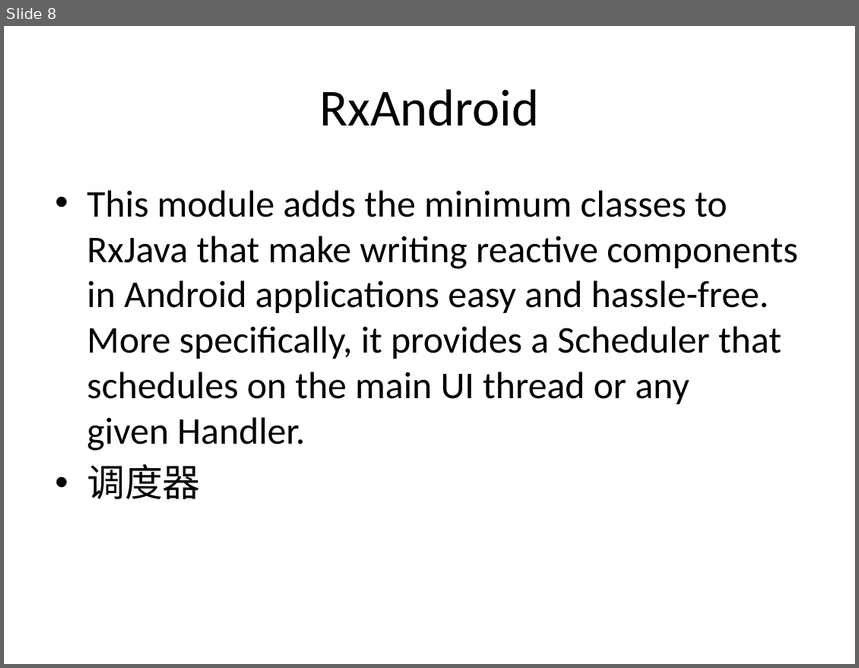
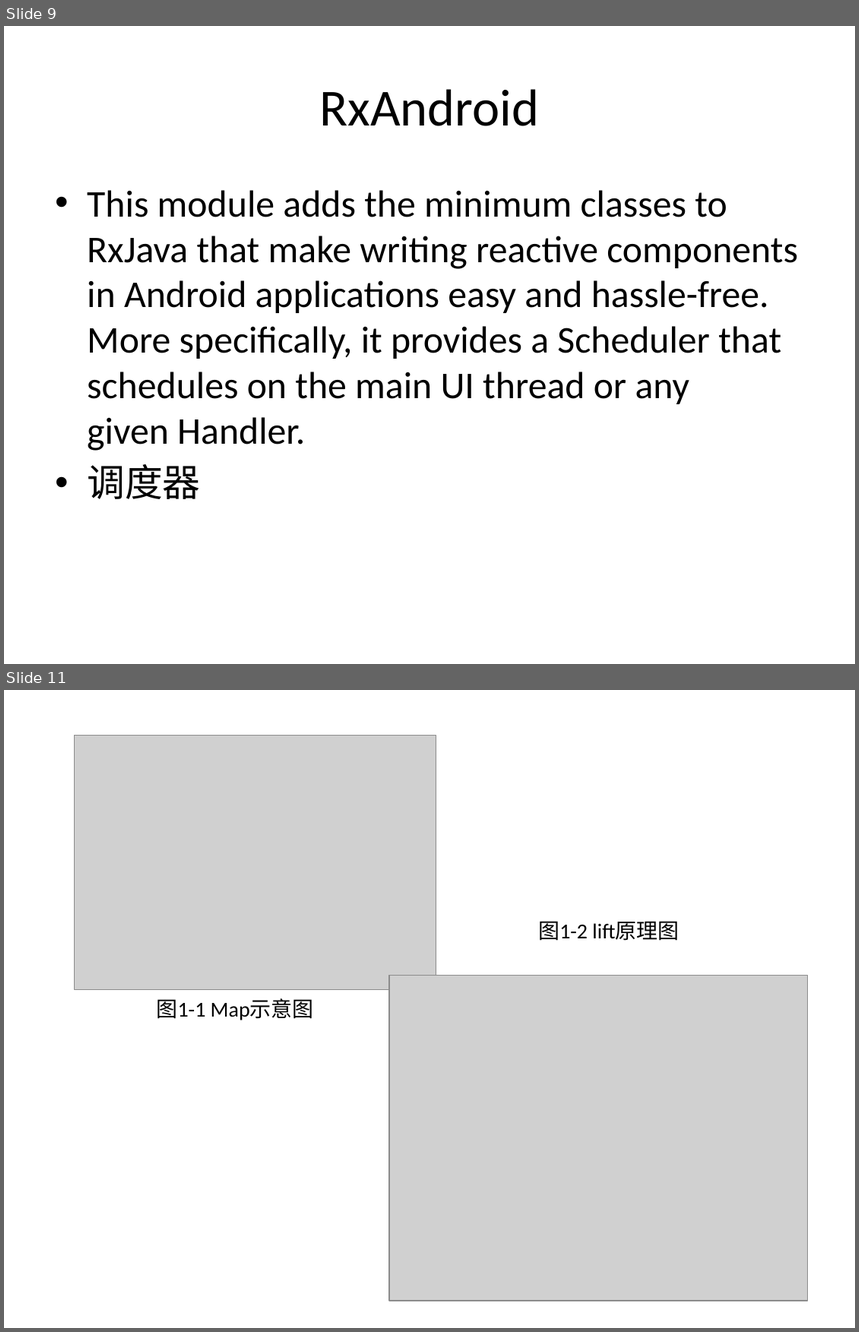
Before and after one commit to YongHuiLuo/TinyEasyView, a slide deck: RxJava 简介.pptx. Shown one above the other, each under a label of ours: slide 8 before the commit, slides 9 and 11 after it; the slides between them are not shown. The pictures are 859x668 and 859x1332 pixels, drawn with LibreOffice and Linux fonts; fonts in the diff are those of the drawing; grey boxes stand for pictures. Boxes give left, top, right and bottom in pixels: in the first picture for what was removed or moved away, otherwise in the second. Text is boxed around its words. In the diff, an @@ line names an element or a change of style, - is before the commit and + after.

```diff
--- a/RxJava 简介.pptx
+++ b/RxJava 简介.pptx
@@ slide 11 added at <box>4,690,855,1328</box>, background #FFFFFF @@
@@ picture added at <box>75,735,436,989</box> @@
@@ text added at <box>538,921,679,941</box>, 18 pt, text #000000 @@
+图1-2 lift原理图
@@ picture added at <box>389,976,807,1301</box> @@
@@ text added at <box>157,999,314,1021</box>, 18 pt, text #000000 @@
+图1-1 Map示意图
@@ what was slide 8 is now slide 9 @@
```
Also in this commit, not shown: 2 slides changed, 3 other slides added, 6 other files.
